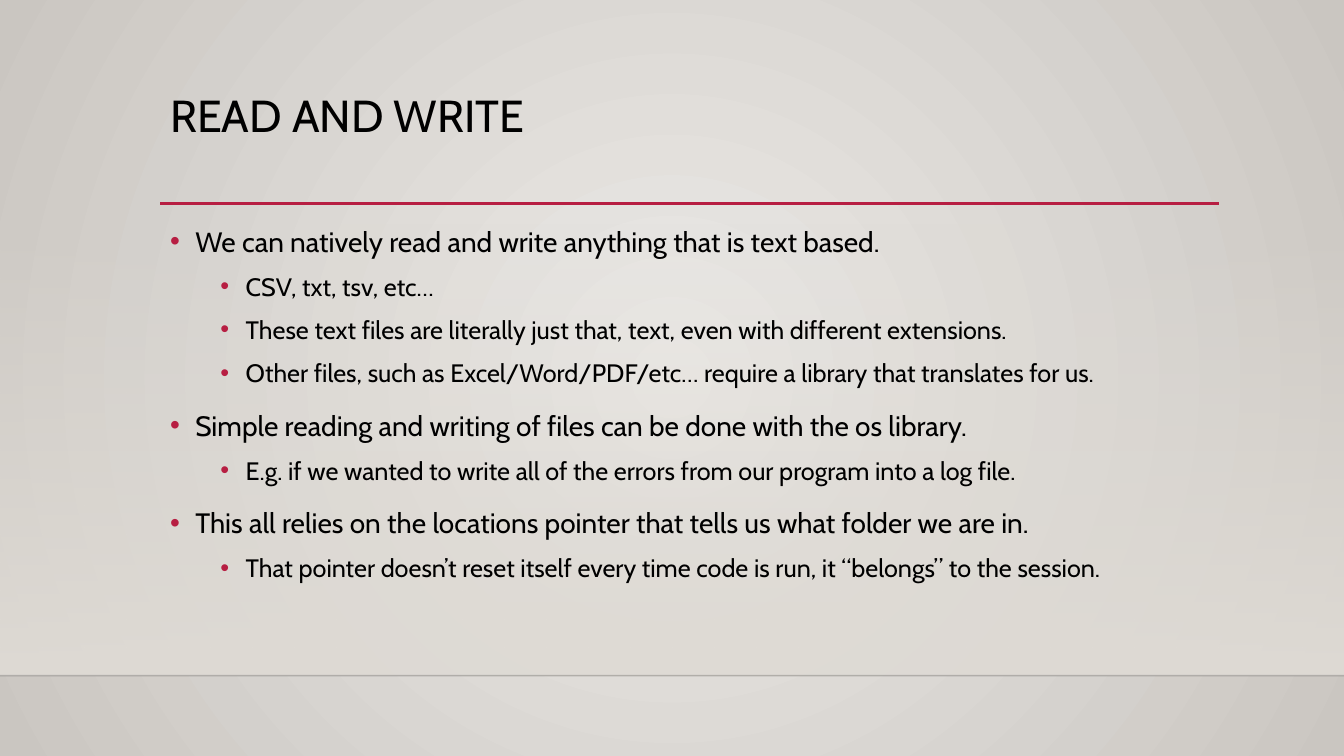
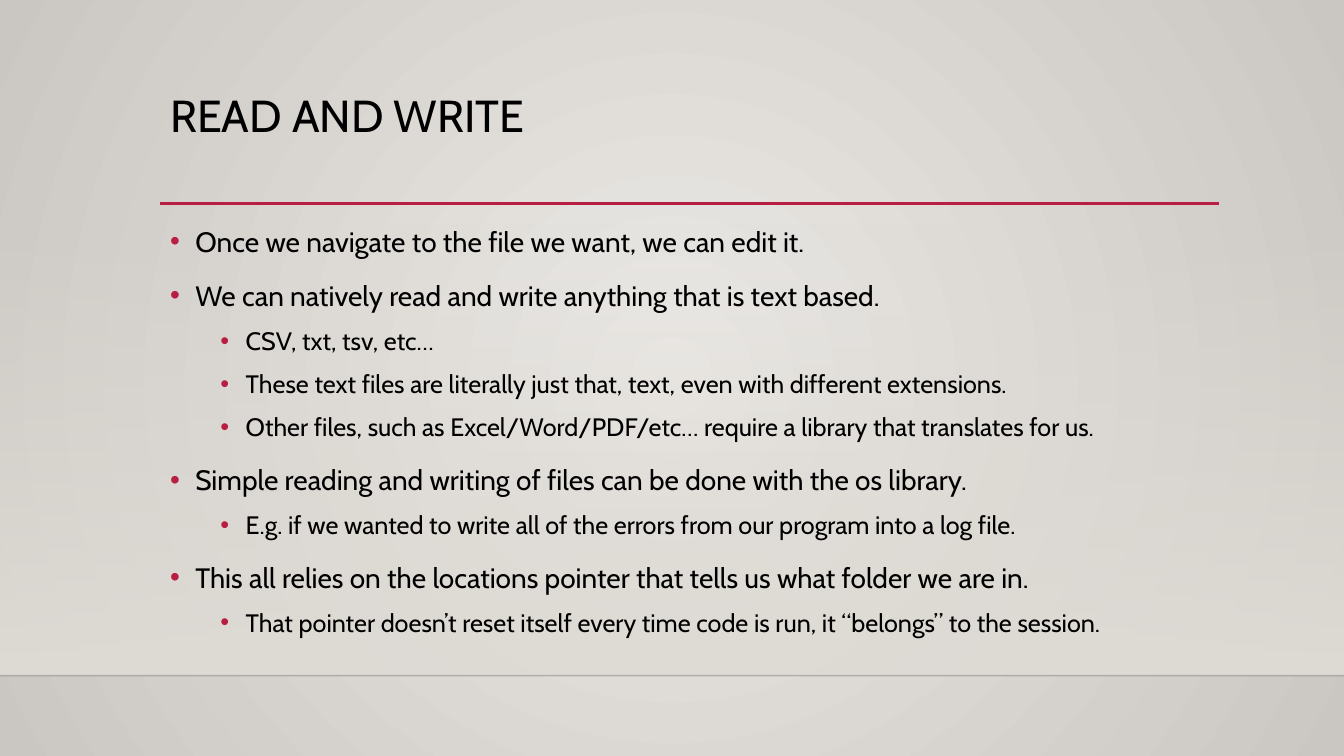
Before and after one commit to okohnkay/Programming_Basics_for_ML, a slide deck: slide 9 of course_material/slides/os_system.pptx. Drawn at 1344x756 pixels with LibreOffice and Linux fonts; fonts in the diff are those of the drawing; background and template pictures are left out. Boxes give left, top, right and bottom in pixels: in the first picture for what was removed or moved away, otherwise in the second. Text is boxed around its words. In the diff, an @@ line names an element or a change of style, - is before the commit and + after.

```diff
--- a/course_material/slides/os_system.pptx
+++ b/course_material/slides/os_system.pptx
@@ text at (195,231,804,258): paragraph added @@
+• Once we navigate to the file we want, we can edit it.
```
Also in this commit, not shown: 1 other slide changed, 23 other files.
